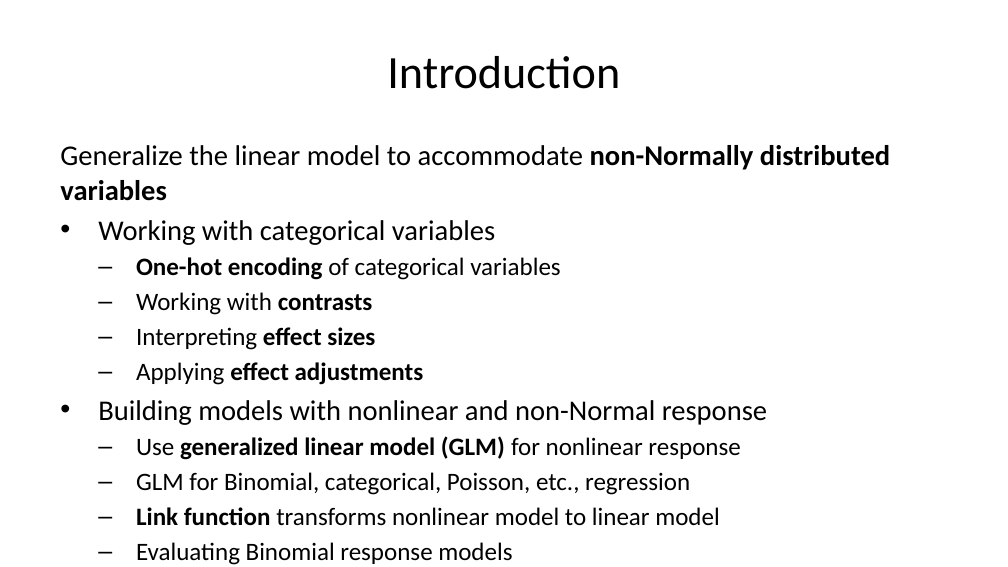
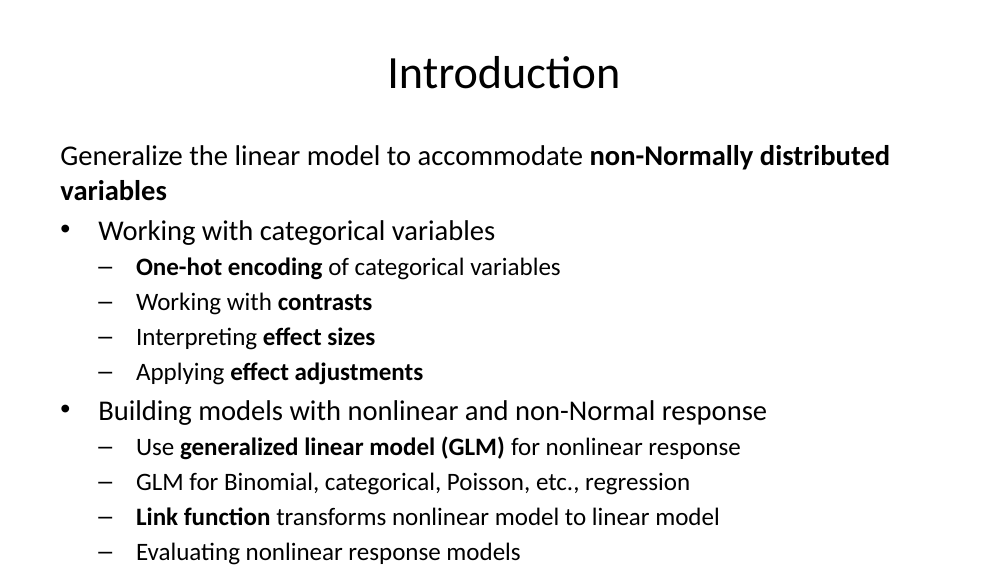
Before and after one commit to StephenElston/CSCI-E-83, a slide deck: slide 7 of LectureSlides/09_GeneralizingTheLinearModel.pptx. Drawn at 1008x567 pixels with LibreOffice and Linux fonts; fonts in the diff are those of the drawing. Boxes give left, top, right and bottom in pixels: in the first picture for what was removed or moved away, otherwise in the second. Text is boxed around its words. In the diff, an @@ line names an element or a change of style, - is before the commit and + after.

```diff
--- a/LectureSlides/09_GeneralizingTheLinearModel.pptx
+++ b/LectureSlides/09_GeneralizingTheLinearModel.pptx
@@ text at bbox=[136, 542, 520, 565]: text changed @@
-  – Evaluating Binomial response models
+  – Evaluating nonlinear response models
```
Also in this commit, not shown: 5 other slides changed, 2 slides added.
